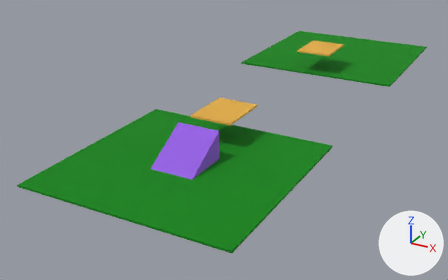
Before and after pictures for a commit that changed the Blender file models/goweti/goweti.blend.
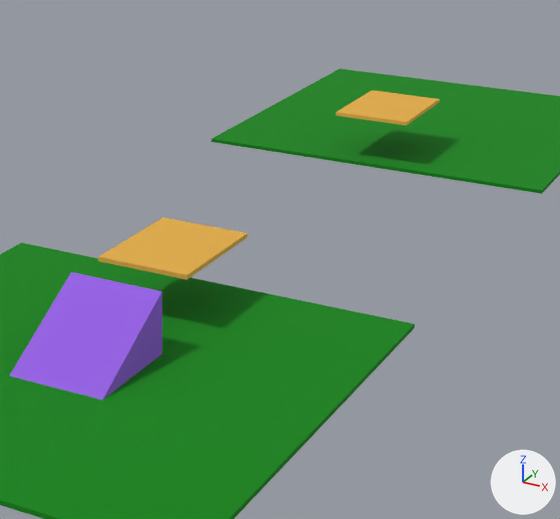
Old and new are each drawn whole from a 50 mm camera at (66.8, -103.8, 60.0) aimed at (-10.7, 37.2, -10.6) and again close up on the part from 33% to 89% of the width and 0% to 83% of the height. Lighting does not change. The marker at lower right points along +X, +Y and +Z. Objects named as collision shapes, trigger or cutter boxes, shadow casters or lower levels of detail are left out.

Objects in the first close-up: 'BaseCube', 'BaseCube.001', 'FloatingPlatform', 'FloatingPlatform.001', 'Ramp'.
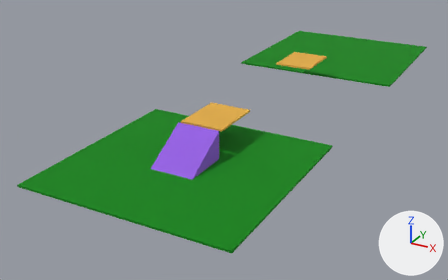
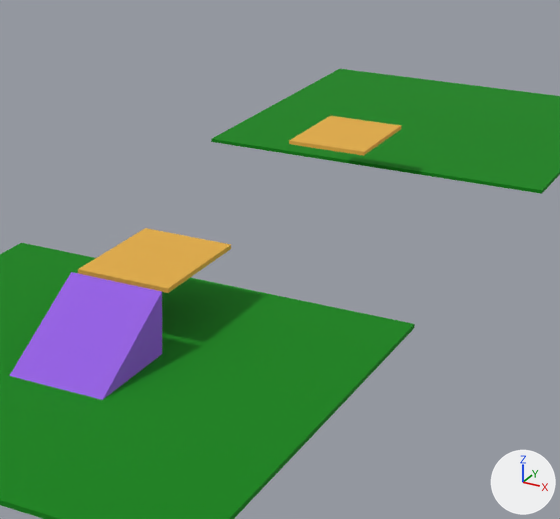
Commit message: Made adjustments to Goweti

The change, as a diff of the scene's bpy script:
```diff
--- a/models/goweti/goweti.blend.py
+++ b/models/goweti/goweti.blend.py
@@ ob_floatingplatform @@
 ob_floatingplatform = bpy.data.objects.new('FloatingPlatform', me_cube_002)
-ob_floatingplatform.location = (0.0, 18.0, 6.7)
+ob_floatingplatform.location = (0.0, 14.0, 6.7)
@@ ob_floatingplatform_001 @@
 ob_floatingplatform_001 = bpy.data.objects.new('FloatingPlatform.001', me_cube_001)
-ob_floatingplatform_001.location = (0.0, 82.3, 6.7)
+ob_floatingplatform_001.location = (0.0, 66.3, 6.7)
```

Location of each change, (x1, y1, x2, y2) in pixels of the close-ups (560 x 519 px):
'FloatingPlatform', moved: before (98, 217, 247, 280); after (78, 228, 231, 293)
'FloatingPlatform.001', moved: before (336, 90, 440, 126); after (289, 116, 401, 156)
